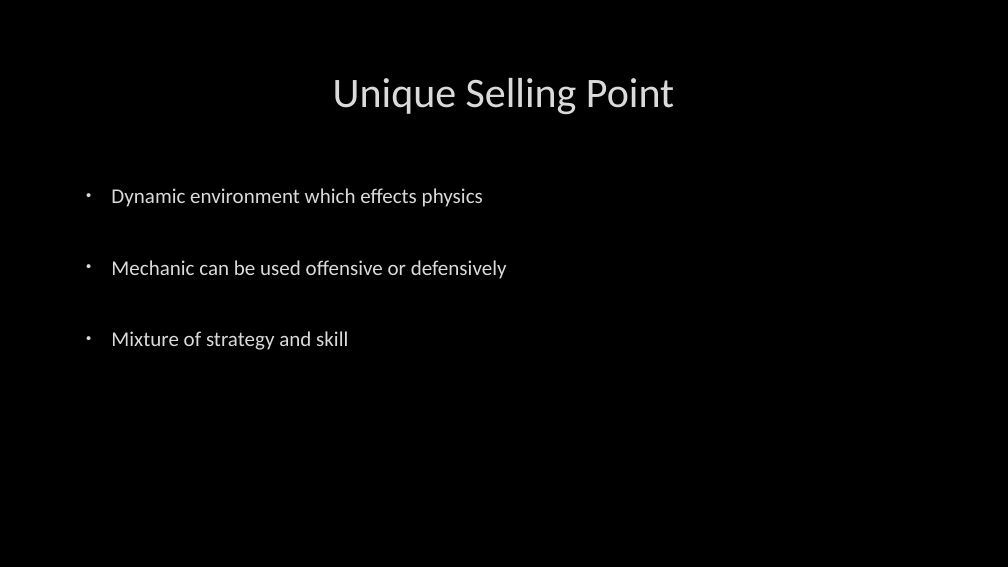
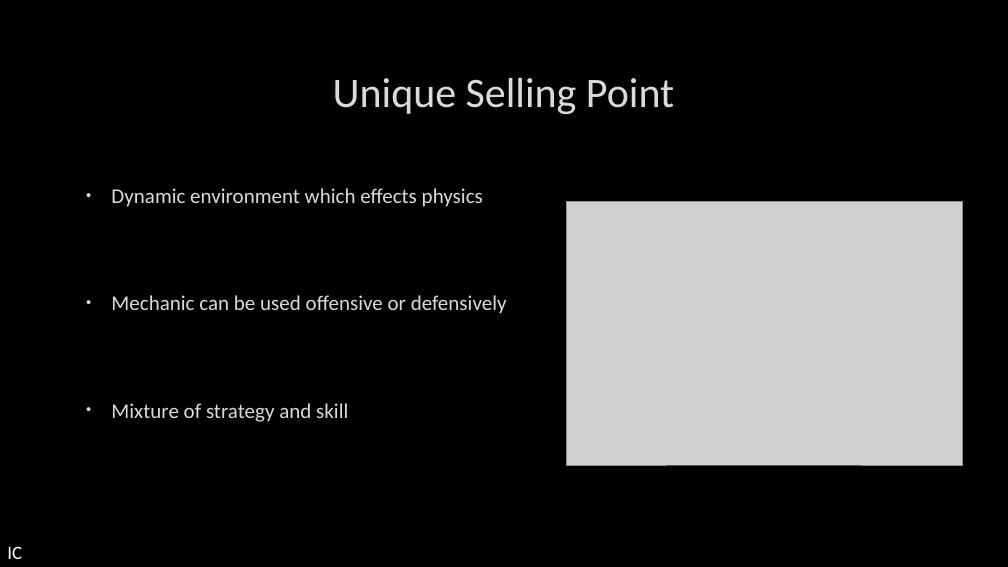
Before and after one commit to UoSGamesGroups/second-semester-s2-group-16-1, a slide deck: slide 6 of Presentations/FirstPresentation.pptx. Drawn at 1008x567 pixels with LibreOffice and Linux fonts; fonts in the diff are those of the drawing; grey boxes stand for pictures; background and template pictures are left out. Boxes give left, top, right and bottom in pixels: in the first picture for what was removed or moved away, otherwise in the second. Text is boxed around its words. In the diff, an @@ line names an element or a change of style, - is before the commit and + after.

```diff
--- a/Presentations/FirstPresentation.pptx
+++ b/Presentations/FirstPresentation.pptx
@@ text "Dynamic environment which effects physics" rewrapped from bbox=[111, 188, 507, 350] to bbox=[111, 188, 507, 422] @@
@@ picture added at bbox=[566, 201, 963, 465] @@
@@ text added at bbox=[7, 546, 22, 559], 18 pt, text #FFFFFF @@
+IC
```
Also in this commit, not shown: 2 other slides changed, 1 slide added, 2 other files.
